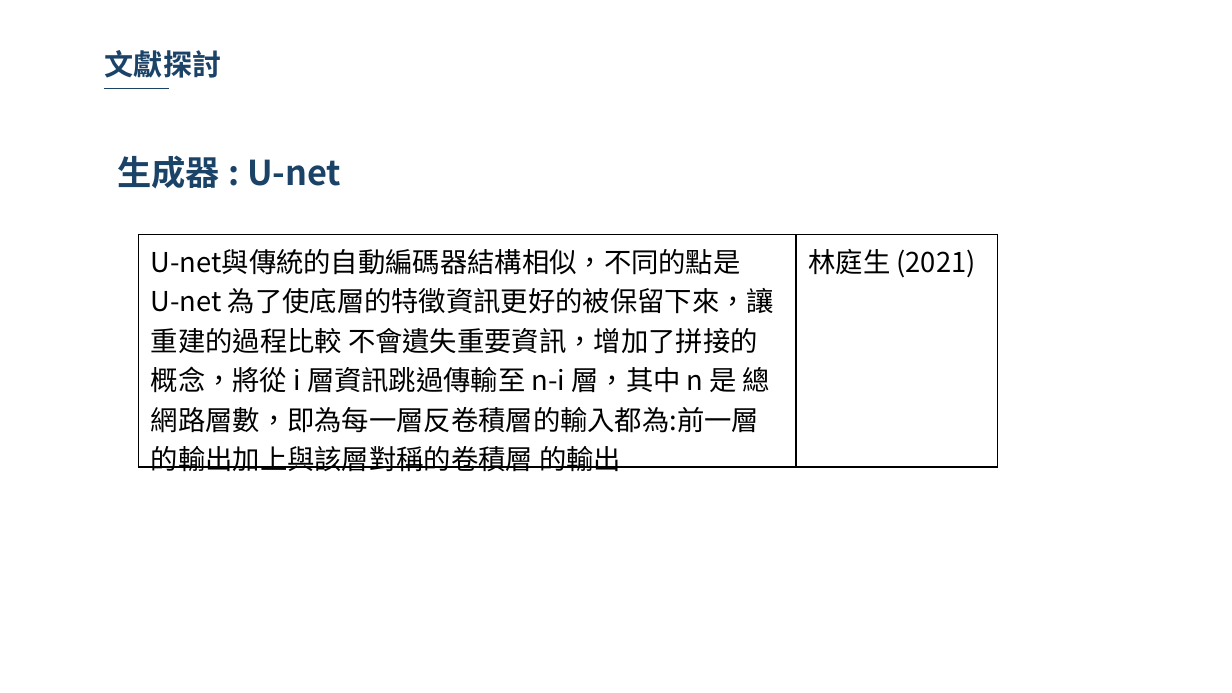
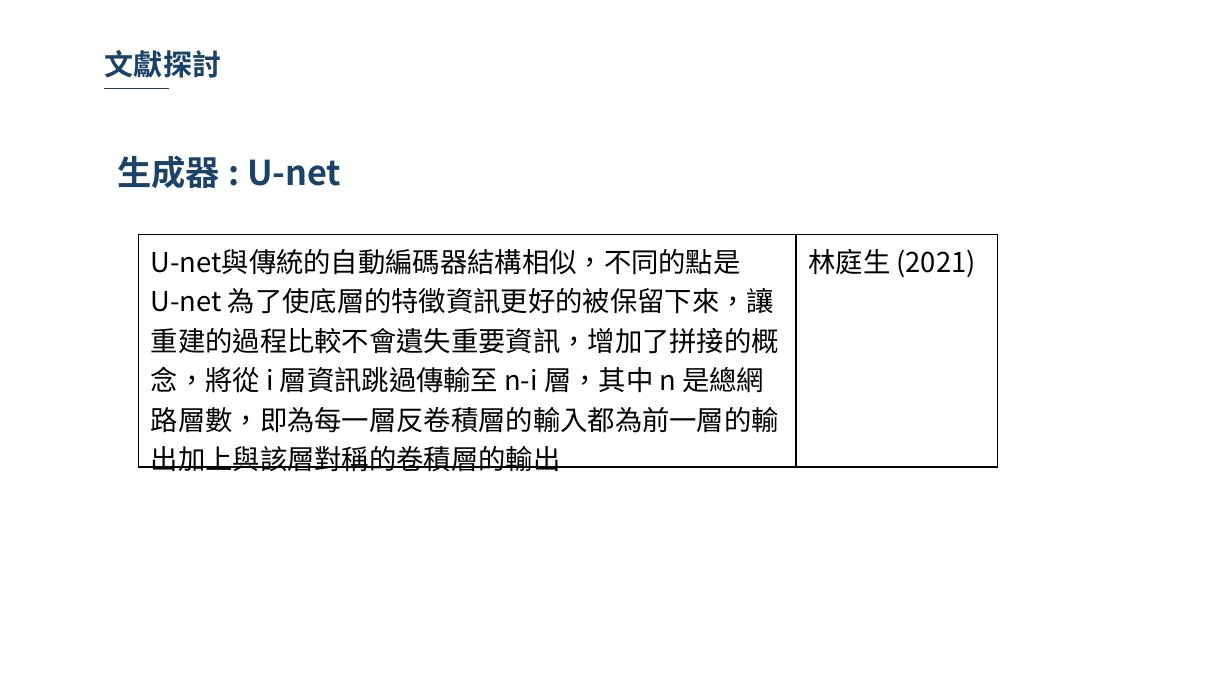
Before and after one commit to 10994015/paper, a slide deck: slide 23 of 論文/論文寫作期末報告.pptx. Drawn at 1232x693 pixels with LibreOffice and Linux fonts; fonts in the diff are those of the drawing; background and template pictures are left out. Boxes give left, top, right and bottom in pixels: in the first picture for what was removed or moved away, otherwise in the second. Text is boxed around its words. In the diff, an @@ line names an element or a change of style, - is before the commit and + after.

```diff
--- a/論文/論文寫作期末報告.pptx
+++ b/論文/論文寫作期末報告.pptx
@@ table at <box>138,234,998,476</box> @@
-row 1, column 1: U-net與傳統的自動編碼器結構相似，不同的點是 / U-net 為了使底層的特徵資訊更好的被保留下來，讓重建的過程比較 不會遺失重要資訊，增加了拼接的概念，將從 i 層資訊跳過傳輸至 n-i 層，其中 n 是 總網路層數，即為每一層反卷積層的輸入都為:前一層的輸出加上與該層對稱的卷積層 的輸出
+row 1, column 1: U-net與傳統的自動編碼器結構相似，不同的點是 / U-net 為了使底層的特徵資訊更好的被保留下來，讓重建的過程比較不會遺失重要資訊，增加了拼接的概念，將從 i 層資訊跳過傳輸至 n-i 層，其中 n 是總網路層數，即為每一層反卷積層的輸入都為前一層的輸出加上與該層對稱的卷積層的輸出
```
Also in this commit, not shown: 8 other slides changed, 1 slide added, 1 other file.
